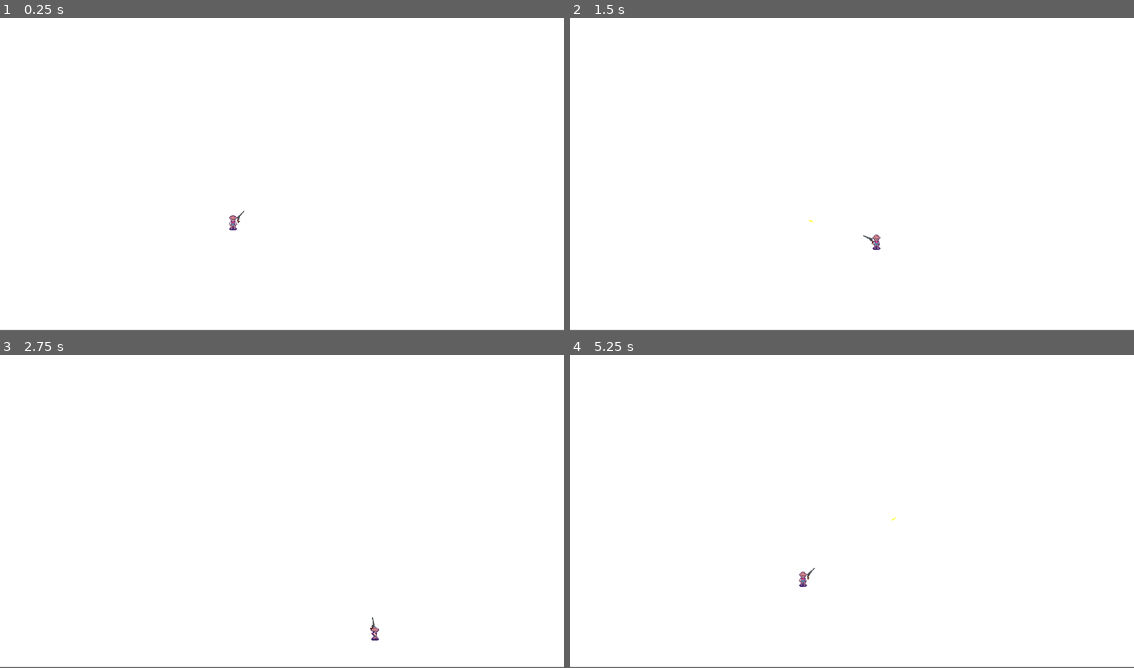
Above: before the commit, frames 1-4 (two rows, left to right).
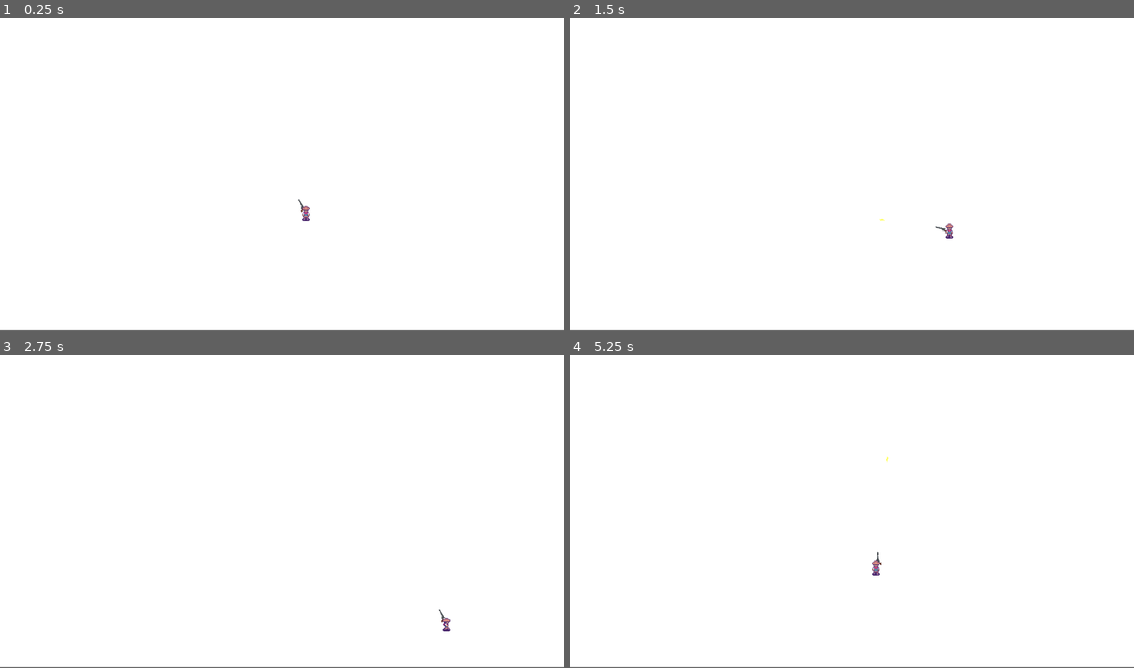
Above: after the commit, the same moments.

Repository: AugustanaCSC490Spring2025/Trail
Game: Godot game, scene res://Scenes/FreeRoamGame.tscn
Two runs of this game, one before a commit and one after it. Both use one fixed random seed, a clock stepped at 60 frames per second and the inputs below. This scene is started directly instead of the project's main scene.
Inputs (mouse positions are in pixels of both pictures, inside the frame that each line leads up to):
- Up to frame 1 (0.25 s): no input
- Up to frame 2 (1.5 s): tap Enter at 0.5 s; move the mouse to (976, 155) at 0.52 s; press the mouse at (976, 155) at 0.53 s; hold D (move right) 0.53-1.28 s; move the mouse to (739, 187) at 1.27 s; release the mouse at (739, 187) at 1.28 s; hold S (move down) from 1.28 s (still down); click (739, 187) at 1.35 s
- Up to frame 3 (2.75 s): move the mouse to (338, 439) at 2.02 s; release S (move down) at 2.03 s; press the mouse at (338, 439) at 2.03 s; hold D (move right) from 2.03 s (still down); tap Mouse wheel down (zoom_in) at 2.1 s
- Up to frame 4 (5.25 s): move the mouse to (823, 574) at 2.77 s; release D (move right) at 2.78 s; release the mouse at (823, 574) at 2.78 s; hold W (move up) 2.78-3.53 s; tap Mouse wheel up (zoom_out) at 2.85 s; click (823, 574) at 3.05 s; move the mouse to (1021, 558) at 3.52 s; press the mouse at (1021, 558) at 3.53 s; hold A (move left) 3.53-5.03 s; move the mouse to (682, 461) at 4.27 s; release the mouse at (682, 461) at 4.28 s; click (682, 461) at 4.35 s; move the mouse to (880, 508) at 5.02 s; press the mouse at (880, 508) at 5.03 s; hold S (move down) from 5.03 s (still down); tap Mouse wheel down (zoom_in) at 5.1 s

The runs differ from the first frame. In frame 1, 0.1% of the frame differs, in the area x 40-55%, y 57-69%; in frame 2, 0.2%, in the area x 42-68%, y 64-75%; in frame 3, 0.1%; in frame 4, 0.2%.

Commit message:
Added Player Authority

Diff:
--- a/Scenes/Map.tscn
+++ b/Scenes/Map.tscn
@@ -1171,6 +1171,7 @@
 tile_set = SubResource("TileSet_emjxx")
 
 [node name="MultiplayerSpawner" type="MultiplayerSpawner" parent="."]
+_spawnable_scenes = PackedStringArray("uid://byqwsd2vi25ya")
 spawn_path = NodePath("../SpawnerNodes")
 
 [node name="SpawnerNodes" type="Node2D" parent="."]
--- a/Scenes/PlayerBody.tscn
+++ b/Scenes/PlayerBody.tscn
@@ -1,10 +1,11 @@
-[gd_scene load_steps=82 format=3 uid="uid://byqwsd2vi25ya"]
+[gd_scene load_steps=83 format=3 uid="uid://byqwsd2vi25ya"]
 
 [ext_resource type="Script" uid="uid://5stlyos7s8wc" path="res://Scripts/player_body.gd" id="1_t42vw"]
 [ext_resource type="Texture2D" uid="uid://cuv6igowfg42r" path="res://Sprites/wild_west_style/Generic Old West Graphicis/Player/Player Angle 1 Sheet.png" id="2_fml75"]
 [ext_resource type="Texture2D" uid="uid://iw3cv8rbcko" path="res://Sprites/wild_west_style/Generic Old West Graphicis/Player/Player Front Sheet.png" id="3_yef0c"]
 [ext_resource type="Texture2D" uid="uid://tefbmyd6ksk7" path="res://Sprites/wild_west_style/Generic Old West Graphicis/Player/Player Side Sheet.png" id="4_cnuip"]
 [ext_resource type="Texture2D" uid="uid://bmknxe461lste" path="res://Sprites/wild_west_style/Generic Old West Graphicis/Player/Player Back Sheet.png" id="5_mf41o"]
+[ext_resource type="Script" uid="uid://pusxmgjplesg" path="res://Scenes/player_body_input.gd" id="6_fml75"]
 [ext_resource type="PackedScene" uid="uid://cg8raeodv61nv" path="res://Scenes/Weapons/ProjectileWeapon.tscn" id="6_wb0pm"]
 
 [sub_resource type="RectangleShape2D" id="RectangleShape2D_0kbtj"]
@@ -697,6 +698,9 @@
 properties/1/path = NodePath(".:player_id")
 properties/1/spawn = true
 properties/1/replication_mode = 1
+properties/2/path = NodePath(".:position")
+properties/2/spawn = true
+properties/2/replication_mode = 1
 
 [node name="PlayerBody" type="CharacterBody2D"]
 motion_mode = 1
@@ -727,6 +731,7 @@
 
 [node name="InputSynchronizer" type="MultiplayerSynchronizer" parent="."]
 replication_config = SubResource("SceneReplicationConfig_mhctf")
+script = ExtResource("6_fml75")
 
 [node name="Weapon Pivot" parent="." instance=ExtResource("6_wb0pm")]
 
--- /dev/null
+++ b/Scenes/player_body_input.gd
@@ -0,0 +1,18 @@
+extends MultiplayerSynchronizer
+
+@export var vertical_input : float
+@export var horizontal_input : float
+@export var shoot_input : bool
+
+func _ready():
+	# disable the _physics_process function for all
+	# who does not control this player
+	print(get_multiplayer_authority())
+	print(multiplayer.get_unique_id())
+	if get_multiplayer_authority() != multiplayer.get_unique_id():
+		set_physics_process(false)
+
+func _physics_process(delta):
+	vertical_input = Input.get_axis("move up", "move down")
+	horizontal_input = Input.get_axis("move left", "move right")
+	shoot_input = Input.is_action_pressed("shoot")
--- a/Scripts/map.gd
+++ b/Scripts/map.gd
@@ -51,11 +51,13 @@
 	#print("seed ", rng)
 	tree_noise = tree_noise_texture.noise
 	generate_world()
+	#print(Network.players.size())
 	for player in Network.players:
 		spawned_nodes.add_child(player.getPlayerBody(), true)
-	print(Network.players.size())
 
-
+func _process(delta):
+	pass
+	#spawned_nodes.add_child(player.getPlayerBody(), true)
 
 # lowest noise: -.6271
 # highest noise: .4845
@@ -121,3 +123,6 @@
 			#print("distance", Vector2(x,y))
 			building_arr.append(Vector2(x,y))
 			object_tilemaplayer.set_cell(Vector2(x,y), 0,house_atlas1.pick_random())
+
+func set_player_positions():
+	pass
--- a/Scripts/network.gd
+++ b/Scripts/network.gd
@@ -29,13 +29,15 @@
 	multiplayer.connected_to_server.connect(_connected_to_server)
 	multiplayer.connection_failed.connect(_connection_failed)
 	multiplayer.server_disconnected.connect(_server_disconnected)
-	_on_player_connected(multiplayer.get_unique_id())
 
 func _on_player_connected(id):
 	var player = playerScene.instantiate()
 	player.setID(id)
+	player.name = str(id)
+	player.createBody()
 	players.append(player)
 	print("Player %s joined the game." % id)
+	#print("Players: %d" % players.size())
 
 func _on_player_disconnected(id):
 	for player in players:
--- a/Scripts/player.gd
+++ b/Scripts/player.gd
@@ -6,7 +6,7 @@
 var playerBody
 
 func _ready():
-	createBody()
+	pass
 
 func getName():
 	return playerName
@@ -25,3 +25,4 @@
 
 func createBody():
 	playerBody = playerBodyScene.instantiate()
+	playerBody.setPlayerID(playerID)
--- a/Scripts/player_body.gd
+++ b/Scripts/player_body.gd
@@ -3,47 +3,43 @@
 @onready var player_sprite = $AnimatedSprite2D
 @onready var player_facing = "down"
 @onready var camera_2d = $Camera2D
+@onready var input_synchronizer = $InputSynchronizer
 
 const SPAWN_RADIUS: float = 100
 const SPEED = 200.0
 const JUMP_VELOCITY = -400.0
 
 @export var username : String
-@export var player_id : String
+@export var playerID : int = 1:
+	set(id):
+		playerID = id
+		$InputSynchronizer.set_multiplayer_authority(id)
 
 func _ready() -> void:
 	_set_random_spawn_pos()
 	player_sprite.play("idle_down")
 
 func _set_random_spawn_pos() -> void:
-	global_position = Vector2(-99,99
-		#randf_range(-SPAWN_RADIUS, SPAWN_RADIUS),
-		#randf_range(-SPAWN_RADIUS, SPAWN_RADIUS),
-	)
-	print(global_position)
+	position = Vector2(randf_range(-SPAWN_RADIUS, SPAWN_RADIUS), randf_range(-SPAWN_RADIUS, SPAWN_RADIUS))
+	#print(global_position)
 
 func _physics_process(delta: float) -> void:
 	# Get the input direction and handle the movement/deceleration.
 	# As good practice, you should replace UI actions with custom gameplay actions.
-	if Input.is_action_pressed("move up") && !Input.is_action_pressed("move down"):
-		velocity.y = -1
+	if input_synchronizer.vertical_input == -1:
 		player_facing = "up"
 	else:
-		if Input.is_action_pressed("move down") && !Input.is_action_pressed("move up"):
-			velocity.y = 1
+		if input_synchronizer.vertical_input == 1:
 			player_facing = "down"
-		else:
-			velocity.y = 0
-	if Input.is_action_pressed("move left") && !Input.is_action_pressed("move right"):
+	if input_synchronizer.horizontal_input == -1:
 		player_facing = "left"
-		velocity.x = -1
 	else:
-		if Input.is_action_pressed("move right") && !Input.is_action_pressed("move left"):
+		if input_synchronizer.horizontal_input == 1:
 			player_facing = "right"
-			velocity.x = 1
-		else:
-			velocity.x = 0
+	velocity = Vector2(input_synchronizer.horizontal_input, input_synchronizer.vertical_input).normalized()
+	velocity *= Vector2(SPEED, SPEED)
 	changeAnimation(player_facing)
+	move_and_slide()
 
 func _input(event):
 	if Input.is_action_just_pressed("zoom_in"):
@@ -91,8 +87,5 @@
 		else:
 			player_sprite.play("walk_right")
 
-
-	velocity = velocity.normalized()
-	velocity.x *= SPEED
-	velocity.y *= SPEED
-	move_and_slide()
+func setPlayerID(id):
+	playerID = id
Not shown, added: Scenes/player_body_input.gd.uid
